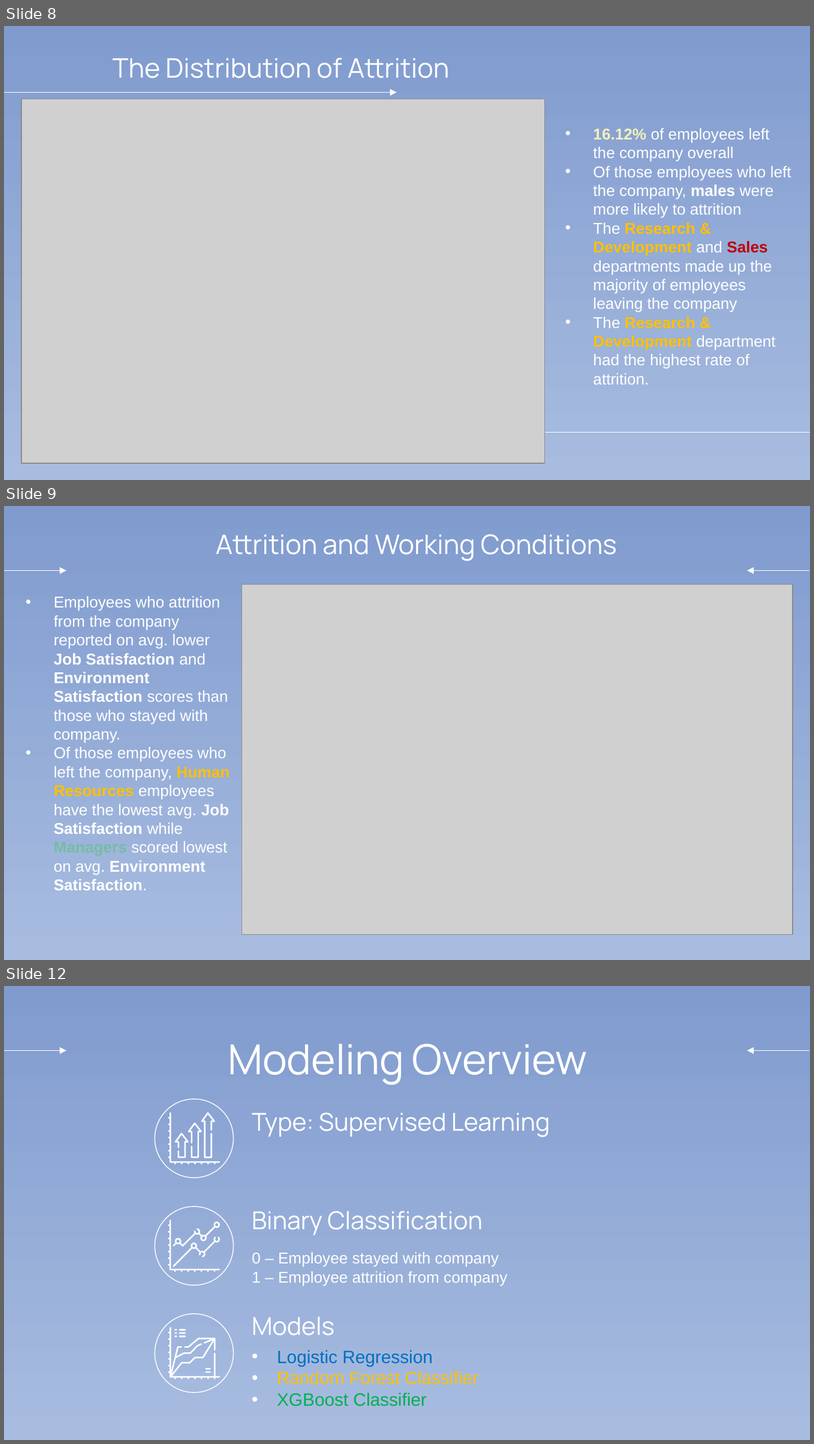
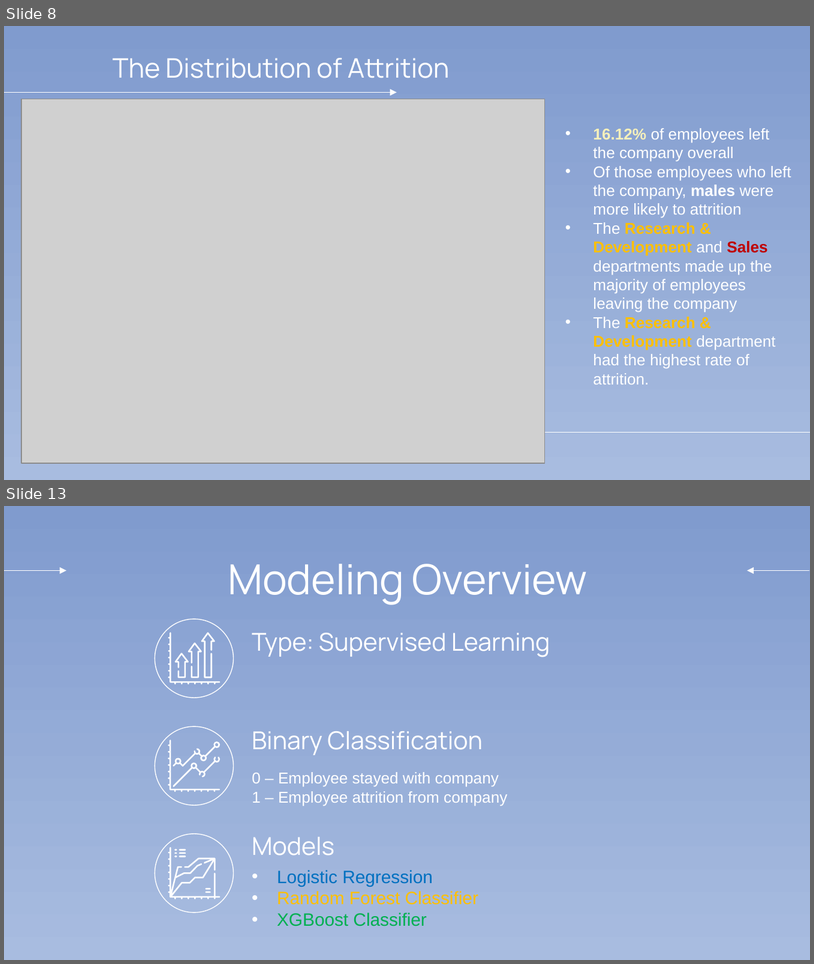
Before and after one commit to chrismle/Employee_Attrition, a slide deck: reports/Employee_Attrition_Presentation.pptx. Shown one above the other, each under a label of ours: slides 8, 9 and 12 before the commit, slides 8 and 13 after it; the slides between them are not shown. The pictures are 814x1444 and 814x964 pixels, drawn with LibreOffice and Linux fonts; fonts in the diff are those of the drawing; grey boxes stand for pictures. Boxes give left, top, right and bottom in pixels: in the first picture for what was removed or moved away, otherwise in the second. Text is boxed around its words. In the diff, an @@ line names an element or a change of style, - is before the commit and + after.

```diff
--- a/reports/Employee_Attrition_Presentation.pptx
+++ b/reports/Employee_Attrition_Presentation.pptx
@@ slide 9 removed at box(4, 506, 810, 960), background gradient #809BCE to #A8BCE0; not listed: 2 template elements that a slide beside it also shows @@
@@ title removed at box(216, 534, 617, 561) @@
-Attrition and Working Conditions
@@ picture removed at box(242, 584, 794, 934) @@
@@ subtitle removed at box(54, 596, 230, 890) @@
-• Employees who attrition from the company reported on avg. lower Job Satisfaction and Environment Satisfaction scores than those who stayed with company.
-• Of those employees who left the company, Human Resources employees have the lowest avg. Job Satisfaction while Managers scored lowest on avg. Environment Satisfaction.
@@ what was slide 12 is now slide 13 @@
```
Also in this commit, not shown: 2 slides changed, 2 slides added, 1 other file.
